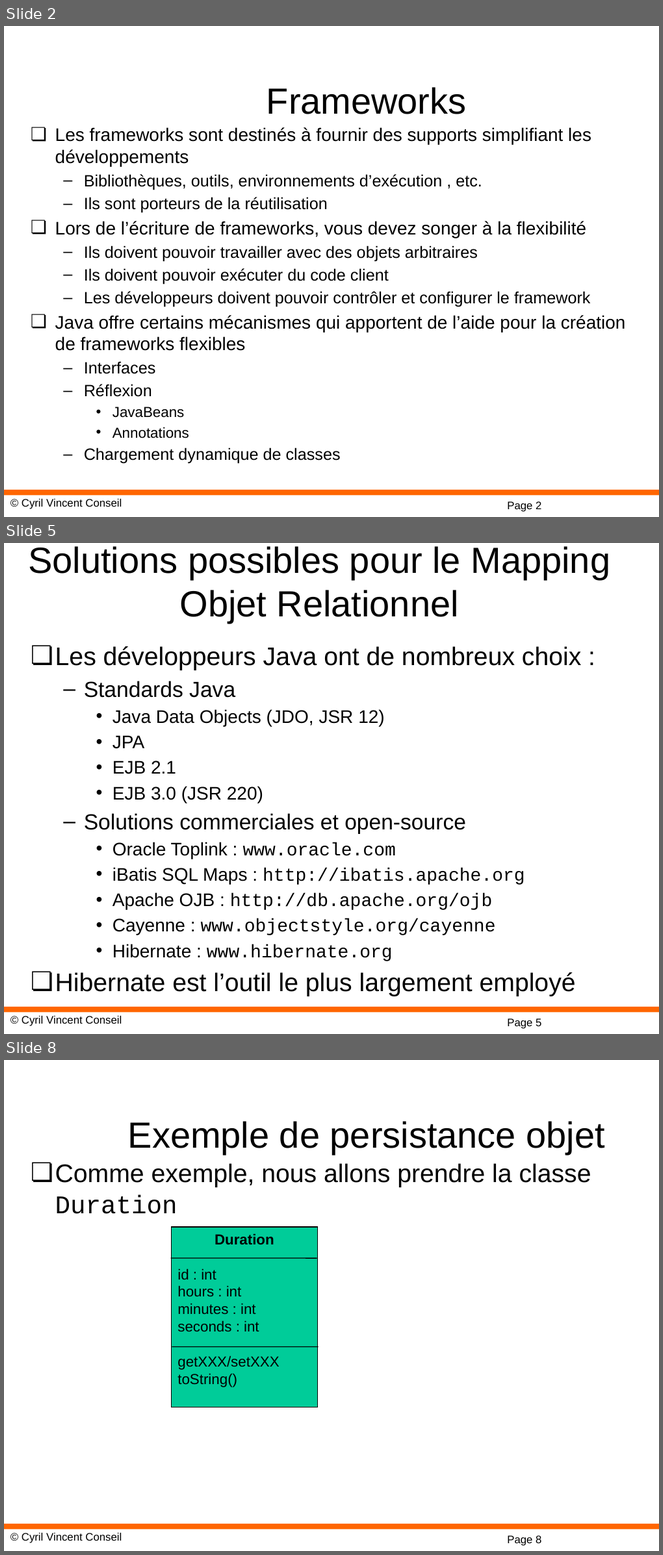
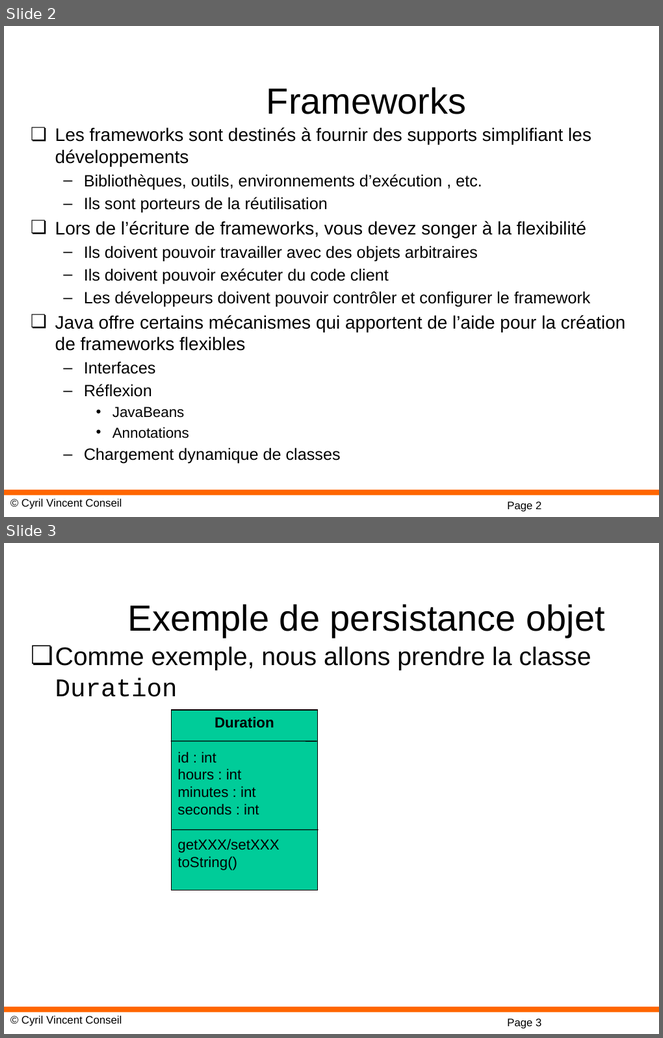
Before and after one commit to cyrilvincent/spring, a slide deck: ppt/Spring-06-SpringJPAH2.pptx. Shown one above the other, each under a label of ours: slides 2, 5 and 8 before the commit, slides 2 and 3 after it; the slides between them are not shown. The pictures are 663x1555 and 663x1038 pixels, drawn with LibreOffice and Linux fonts; fonts in the diff are those of the drawing; background and template pictures are left out. Boxes give left, top, right and bottom in pixels: in the first picture for what was removed or moved away, otherwise in the second. Text is boxed around its words. In the diff, an @@ line names an element or a change of style, - is before the commit and + after.

```diff
--- a/ppt/Spring-06-SpringJPAH2.pptx
+++ b/ppt/Spring-06-SpringJPAH2.pptx
@@ slide 5 removed at [4,543,659,1034], background #FFFFFF; not listed: 3 template elements that a slide beside it also shows @@
@@ title removed at [28,546,611,623] @@
-Solutions possibles pour le Mapping Objet Relationnel
@@ text removed at [55,646,581,997] @@
-❏ Les développeurs Java ont de nombreux choix :
-  – Standards Java
-    • Java Data Objects (JDO, JSR 12)
-    • JPA
-    • EJB 2.1
-    • EJB 3.0 (JSR 220)
-  – Solutions commerciales et open-source
-    • Oracle Toplink : www.oracle.com
-    • iBatis SQL Maps : http://ibatis.apache.org
-    • Apache OJB : http://db.apache.org/ojb
-    • Cayenne : www.objectstyle.org/cayenne
-    • Hibernate : www.hibernate.org
-❏ Hibernate est l’outil le plus largement employé
@@ what was slide 8 is now slide 3 @@
@@ page number at [507,1019,542,1029]: text changed @@
-Page 8
+Page 3
```
Also in this commit, not shown: 2 slides changed, 4 other slides removed, 32 other files.
